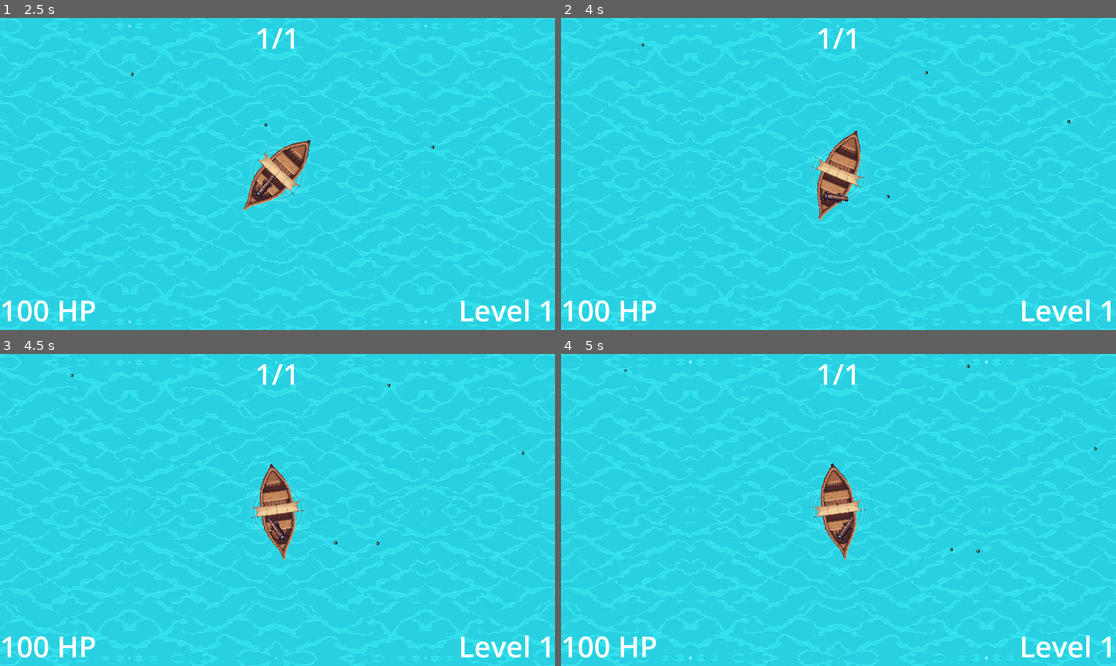
Above: before the commit, frames 1-4 (two rows, left to right).
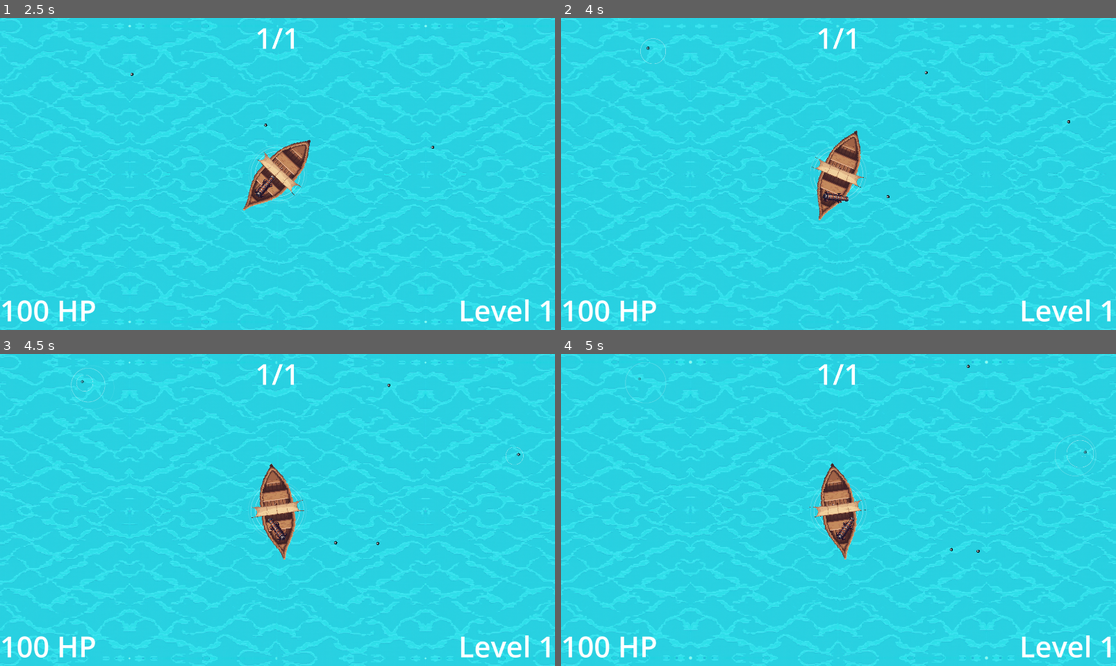
Above: after the commit, the same moments.

Repository: HephaistosForge/OceanDreamer
Game: Godot game, scene res://levels/main.tscn
Same seed, same stepped clock (60 frames per second), same inputs: the game is played once before the commit and once after it. Sound files missing from this copy of the repository are replaced by a short silence.
Inputs (mouse positions are in pixels of both pictures, inside the frame that each line leads up to):
- Up to frame 1 (2.5 s): move the mouse to (399, 158) at 0.52 s; hold D (turn_right) 0.53-1.25 s; hold Space (shoot) 0.53-1.25 s; click (399, 158) at 0.67 s; drag from (166, 189) to (210, 120) at 1.27 s; move the mouse to (333, 105) at 2.02 s; hold D (turn_right) from 2.03 s (still down); hold Space (shoot) from 2.03 s (still down)
- Up to frame 2 (4 s): release D (turn_right) at 2.75 s; release Space (shoot) at 2.75 s; drag from (810, 236) to (1010, 139) at 2.77 s; move the mouse to (1005, 220) at 3.52 s; hold A (turn_left) from 3.53 s (still down); hold Space (shoot) from 3.53 s (still down)
- Up to frame 3 (4.5 s): release A (turn_left) at 4.25 s; release Space (shoot) at 4.25 s; drag from (111, 463) to (377, 394) at 4.27 s
- Up to frame 4 (5 s): no input

Frame 1 is identical in both runs. In frame 2, less than 0.1% of the frame differs, in the area x 14-92%, y 6-34%; in frame 3, 0.1%; in frame 4, 0.1%, in the area x 11-97%, y 2-40%.
Error in both runs: Invalid call. Nonexistent function 'instantiate' in base 'Nil'. (res://entities/enemies/spawner.gd:27)

Commit message:
Add splash effect to cannonball

Diff:
--- a/effects/RippleEffect.tscn
+++ b/effects/RippleEffect.tscn
@@ -10,9 +10,7 @@
 offsets = PackedFloat32Array(0, 0.00666667, 1)
 colors = PackedColorArray(0, 0, 0, 1, 1, 1, 1, 1, 1, 1, 1, 0)
 
-[node name="RippleEffect" type="Node2D"]
-
-[node name="CPUParticles2D" type="CPUParticles2D" parent="."]
+[node name="RippleEffect" type="CPUParticles2D"]
 z_index = -1
 amount = 6
 texture = ExtResource("1_rx78g")
--- a/entities/entity.gd
+++ b/entities/entity.gd
@@ -9,20 +9,17 @@
 @export var max_hp: int = 100
 @export var is_enemy: bool = true
 @export var ripple_scale: float = 0.8
-
 @onready var hp = max_hp : set = set_hp
 
+var ripple_effect: CPUParticles2D = null
 var modulate_tween = null
-var ripple_effect: CPUParticles2D = null
 
 
 func _ready():
 	appear()
 
-
-	var ripple = RIPPLE_SCENE.instantiate()
-	self.add_child(ripple)
-	ripple_effect = ripple.get_child(0)
+	ripple_effect = RIPPLE_SCENE.instantiate()
+	self.add_child(ripple_effect)
 	ripple_effect.scale_amount_max = ripple_scale
 	ripple_effect.scale_amount_min = ripple_effect.scale_amount_max
 
--- a/entities/weapons/cannonball.gd
+++ b/entities/weapons/cannonball.gd
@@ -1,4 +1,9 @@
 extends Area2D
+
+const RIPPLE_SCENE = preload("res://effects/RippleEffect.tscn")
+
+var ripple_effect: CPUParticles2D = null
+var ripple_scale: float = 0.6
 
 var velocity = Vector2.ZERO
 var acceleration = Vector2.ZERO
@@ -9,15 +14,27 @@
 var seconds_flight_time = 2
 
 func _ready() -> void:
-	get_tree().create_timer(seconds_flight_time).timeout.connect(despawn)
+	get_tree().create_timer(seconds_flight_time * 1.5).timeout.connect(despawn)
+
+	ripple_effect = RIPPLE_SCENE.instantiate()
+	self.add_child(ripple_effect)
+	ripple_effect.scale_amount_max = ripple_scale
+	ripple_effect.scale_amount_min = ripple_effect.scale_amount_max
+	ripple_effect.amount = 3
+	ripple_effect.one_shot = true
+	ripple_effect.emitting = false
 
 func despawn():
+
 	var tween = create_tween()
-	tween.tween_property(self, "modulate", Color(0.3, 0.3, 0.6, 0), 5) \
-		.set_ease(Tween.EASE_IN).set_trans(Tween.TRANS_SINE)
-	tween.parallel().tween_property(self, "scale", Vector2.ZERO, 10) \
+	tween.tween_property($Sprite2D, "self_modulate", Color(0.3, 0.3, 0.6, 0), 3) \
+		.set_ease(Tween.EASE_OUT).set_trans(Tween.TRANS_SINE)
+	tween.parallel().tween_property(self, "scale", Vector2.ZERO, 6) \
 		.set_ease(Tween.EASE_IN).set_trans(Tween.TRANS_SINE)
 	tween.tween_callback(queue_free)
+
+	ripple_effect.emitting = true
+	velocity *= 0.5
 
 
 func _physics_process(delta: float) -> void:
